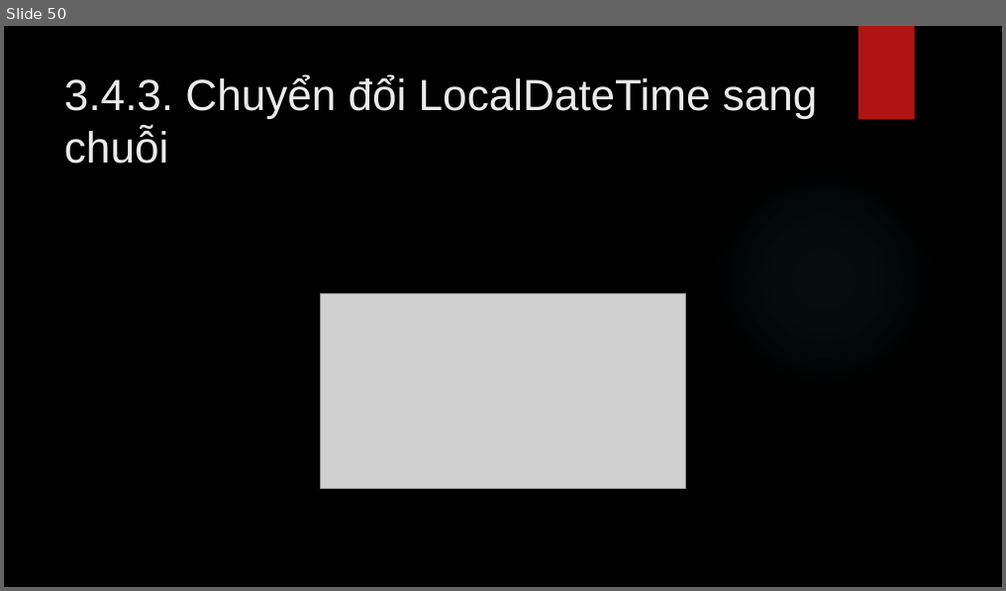
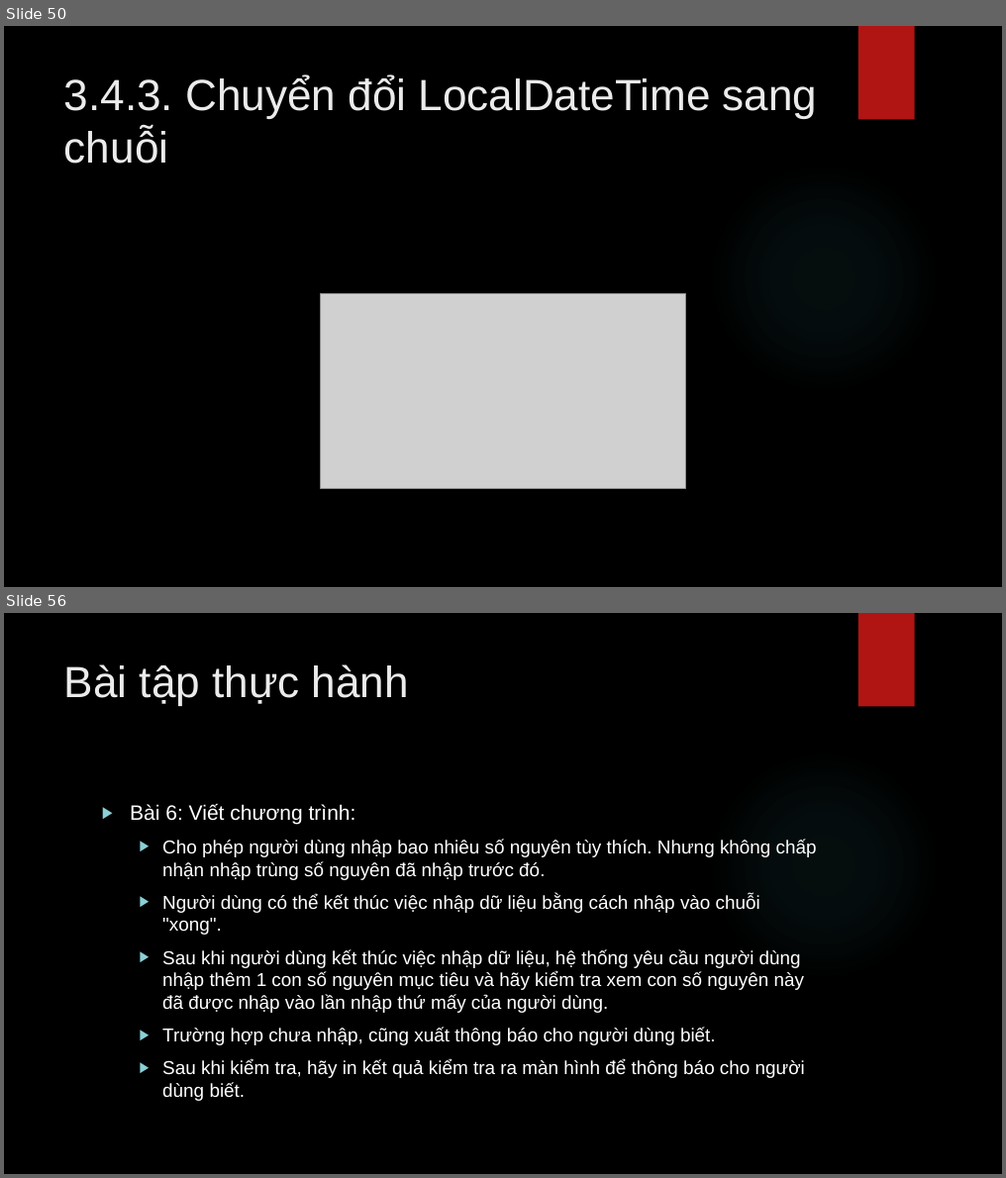
Before and after one commit to lequochai26/GDUTraining_Basic_Java_Web_Development, a slide deck: Slides/Day_4_2.pptx. Shown one above the other, each under a label of ours: slide 50 before the commit, slides 50 and 56 after it; the slides between them are not shown. The pictures are 1006x591 and 1006x1178 pixels, drawn with LibreOffice and Linux fonts; fonts in the diff are those of the drawing; grey boxes stand for pictures; background and template pictures are left out. Boxes give left, top, right and bottom in pixels: in the first picture for what was removed or moved away, otherwise in the second. Text is boxed around its words. In the diff, an @@ line names an element or a change of style, - is before the commit and + after.

```diff
--- a/Slides/Day_4_2.pptx
+++ b/Slides/Day_4_2.pptx
@@ slide 56 added at <box>4,613,1002,1174</box>, background picture (left out); not listed: 2 template elements that a slide beside it also shows @@
@@ title added at <box>64,664,409,705</box>, 42 pt, text #EBEBEB @@
+Bài tập thực hành
@@ text added at <box>130,804,817,1101</box>, 18 pt, text #FFFFFF @@
+▶ Bài 6: Viết chương trình:
+  ▶ Cho phép người dùng nhập bao nhiêu số nguyên tùy thích. Nhưng không chấp nhận nhập trùng số nguyên đã nhập trước đó.
+  ▶ Người dùng có thể kết thúc việc nhập dữ liệu bằng cách nhập vào chuỗi "xong".
+  ▶ Sau khi người dùng kết thúc việc nhập dữ liệu, hệ thống yêu cầu người dùng nhập thêm 1 con số nguyên mục tiêu và hãy kiểm tra xem con số nguyên này đã được nhập vào lần nhập thứ mấy của người dùng.
+  ▶ Trường hợp chưa nhập, cũng xuất thông báo cho người dùng biết.
+  ▶ Sau khi kiểm tra, hãy in kết quả kiểm tra ra màn hình để thông báo cho người dùng biết.
```
Also in this commit, not shown: 11 other slides added.
